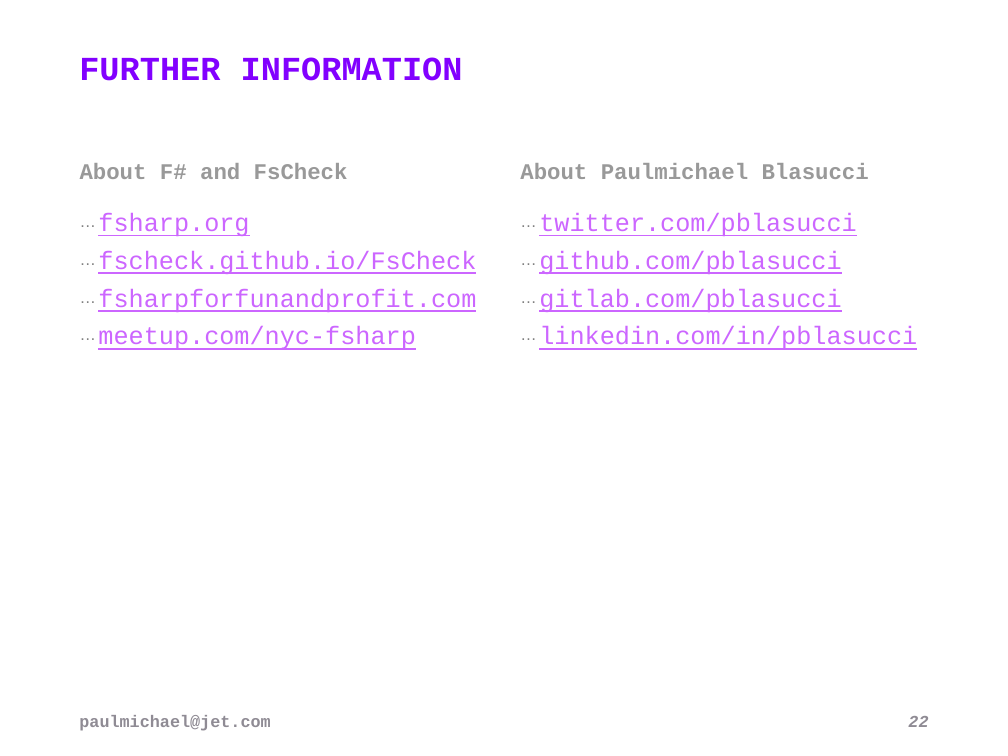
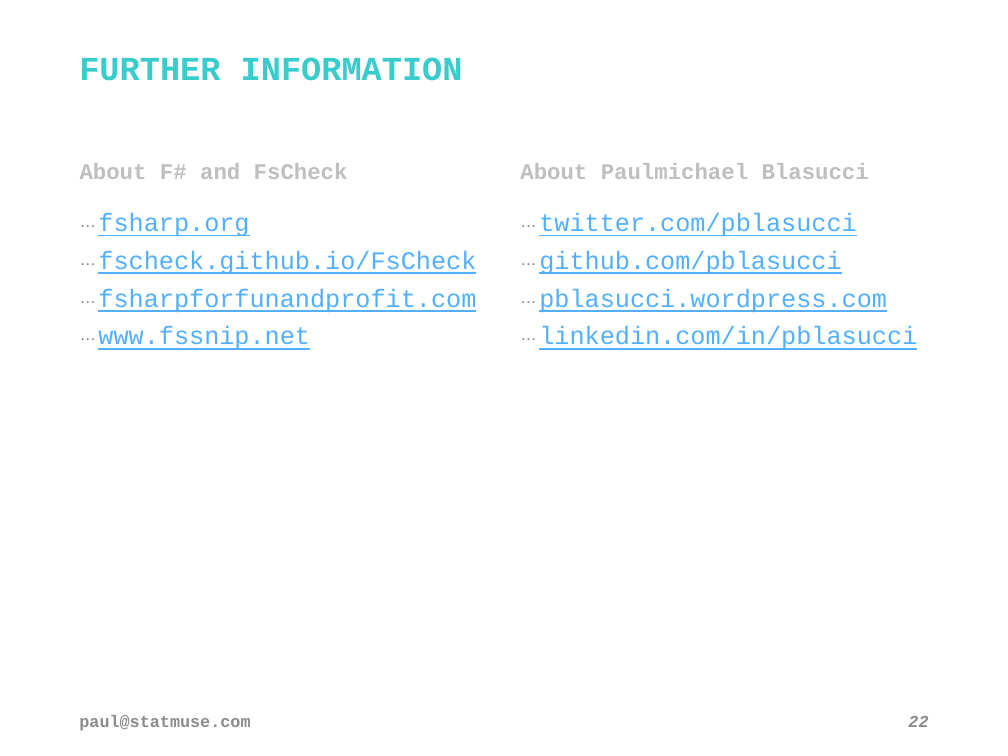
Before and after one commit to pblasucci/quickpbt, a slide deck: slide 22 of quickpbt.pptx. Drawn at 1008x756 pixels with LibreOffice and Linux fonts; fonts in the diff are those of the drawing; background and template pictures are left out. Boxes give left, top, right and bottom in pixels: in the first picture for what was removed or moved away, otherwise in the second. Text is boxed around its words. In the diff, an @@ line names an element or a change of style, - is before the commit and + after.

Commit message:
updated slide deck (statmuse); added pdf version of presentation

```diff
--- a/quickpbt.pptx
+++ b/quickpbt.pptx
@@ text "FURTHER INFORMATION" at bbox=[79, 57, 463, 81]: text colour #8200FF to #39CCCC @@
@@ text "About F# and FsCheck" at bbox=[80, 163, 348, 179]: text colour #999999 to #BFBFBF @@
@@ text "About Paulmichael Blasucci" at bbox=[520, 163, 869, 179]: text colour #999999 to #BFBFBF @@
@@ text at bbox=[98, 213, 476, 313]: text colour #CC66FF to #53AFFF in "fsharp.org", "fscheck.github.io/FsCheck", "fsharpforfunandprofit.com" @@
@@ text at bbox=[539, 213, 917, 350]: text colour #CC66FF to #53AFFF in "twitter.com/pblasucci", "github.com/pblasucci", "linkedin.com/in/pblasucci" @@
@@ text at bbox=[539, 288, 887, 313]: text changed; text colour #CC66FF to #53AFFF @@
-… gitlab.com/pblasucci
+… pblasucci.wordpress.com
@@ text at bbox=[98, 326, 310, 350]: text changed; text colour #CC66FF to #53AFFF @@
-… meetup.com/nyc-fsharp
+… www.fssnip.net
@@ text at bbox=[79, 715, 250, 731]: text changed; text colour #8F8C95 to #8C8C8C @@
-paulmichael@jet.com
+paul@statmuse.com
```
Also in this commit, not shown: 22 other slides changed, 1 other file.
